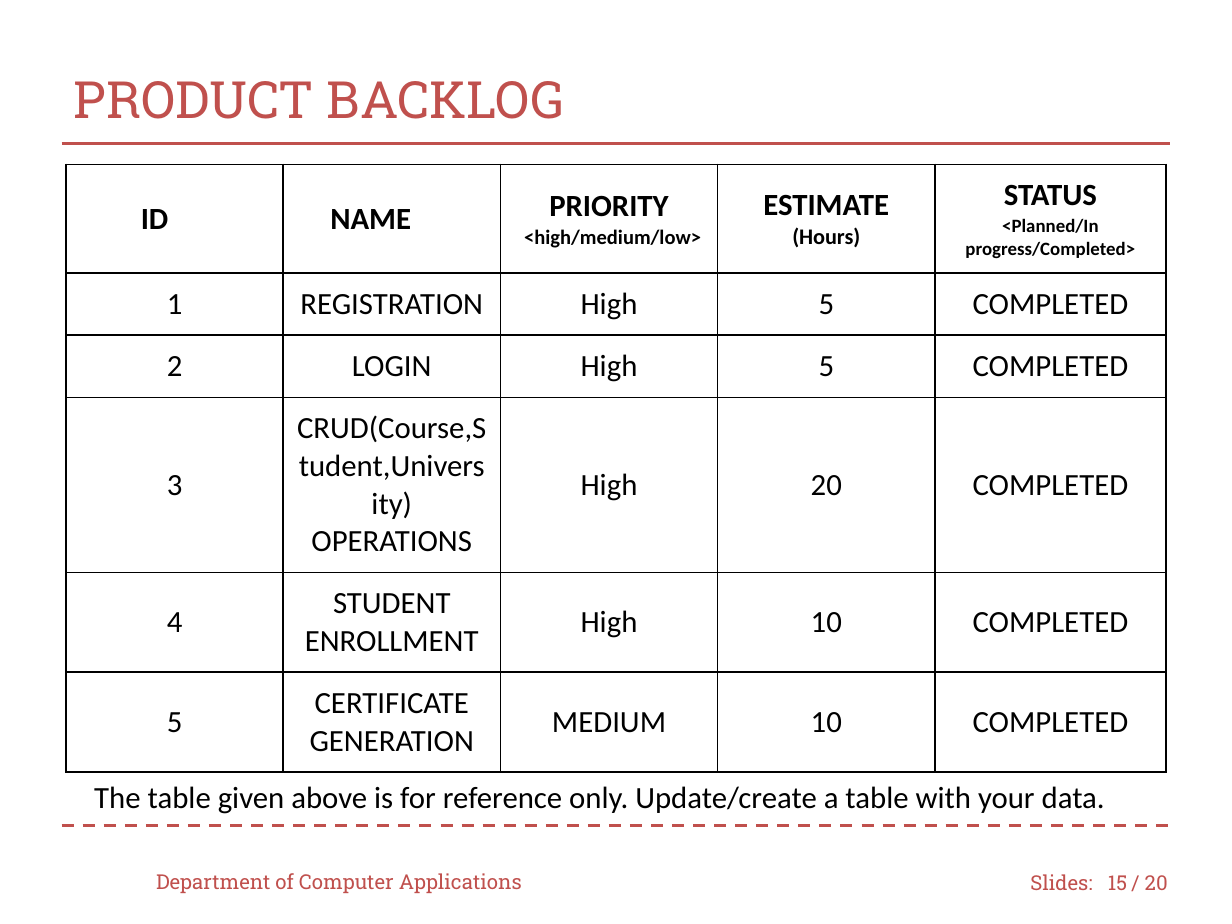
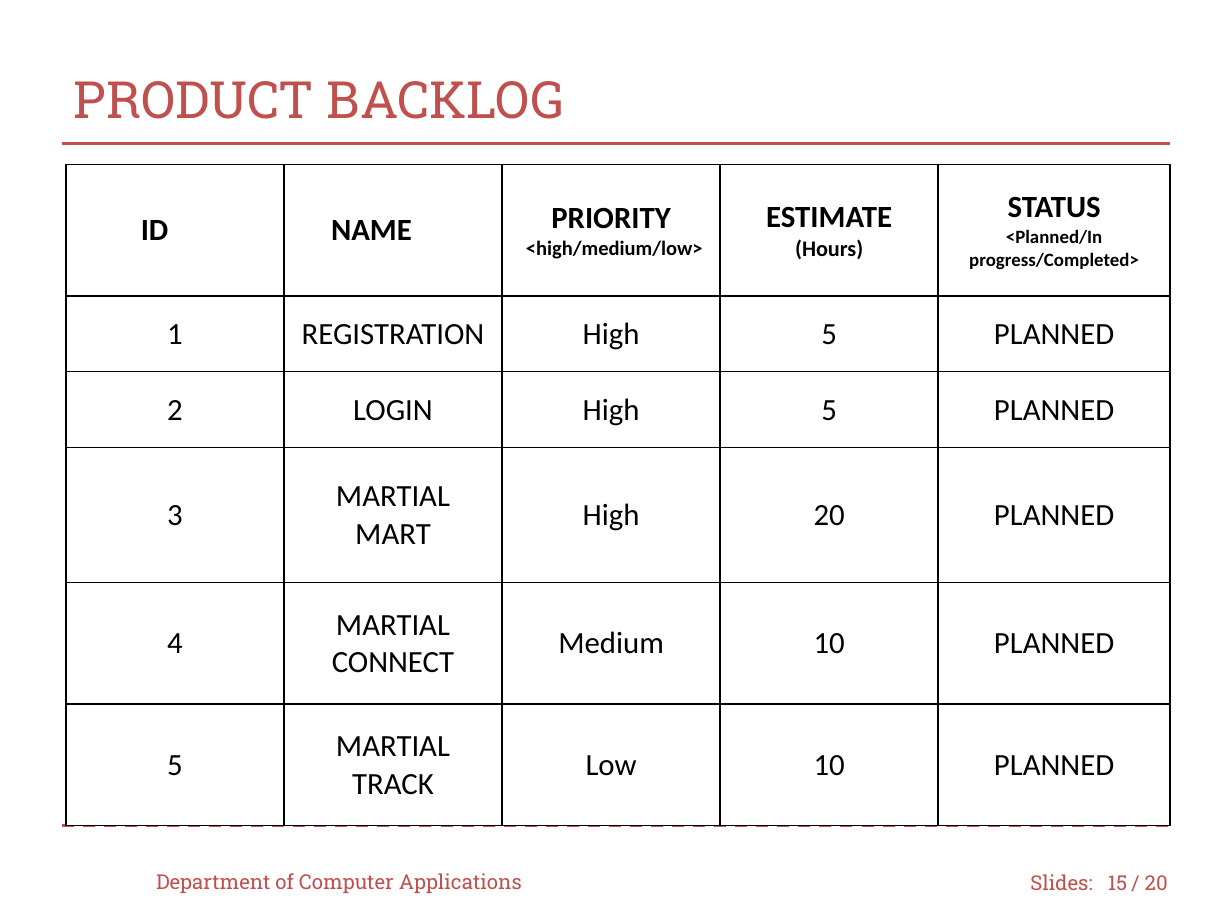
Before and after one commit to Saran-sk52/Mini-Project, a slide deck: slide 15 of 49_MP_presentation.pptx. Drawn at 1232x924 pixels with LibreOffice and Linux fonts; fonts in the diff are those of the drawing; background and template pictures are left out. Boxes give left, top, right and bottom in pixels: in the first picture for what was removed or moved away, otherwise in the second. Text is boxed around its words. In the diff, an @@ line names an element or a change of style, - is before the commit and + after.

```diff
--- a/49_MP_presentation.pptx
+++ b/49_MP_presentation.pptx
@@ table at [67,164,1170,825] @@
-row 2, column 5: COMPLETED
+row 2, column 5: PLANNED
-row 3, column 5: COMPLETED
+row 3, column 5: PLANNED
-row 4, column 2: CRUD(Course,Student,University) / OPERATIONS
+row 4, column 2: MARTIAL MART
-row 4, column 5: COMPLETED
+row 4, column 5: PLANNED
-row 5: 4 | STUDENT ENROLLMENT | High | 10 | COMPLETED
+row 5: 4 | MARTIAL CONNECT | Medium | 10 | PLANNED
-row 6: 5 | CERTIFICATE GENERATION | MEDIUM | 10 | COMPLETED
+row 6: 5 | MARTIAL TRACK | Low | 10 | PLANNED
@@ borders changed @@
@@ table: place and size @@
-table at [67,164,1165,764]
+table at [67,164,1170,825]
@@ text removed at [94,786,1105,814] @@
-The table given above is for reference only. Update/create a table with your data.
```
Also in this commit, not shown: 18 other slides changed, 1 slide added, 1 slide removed.
